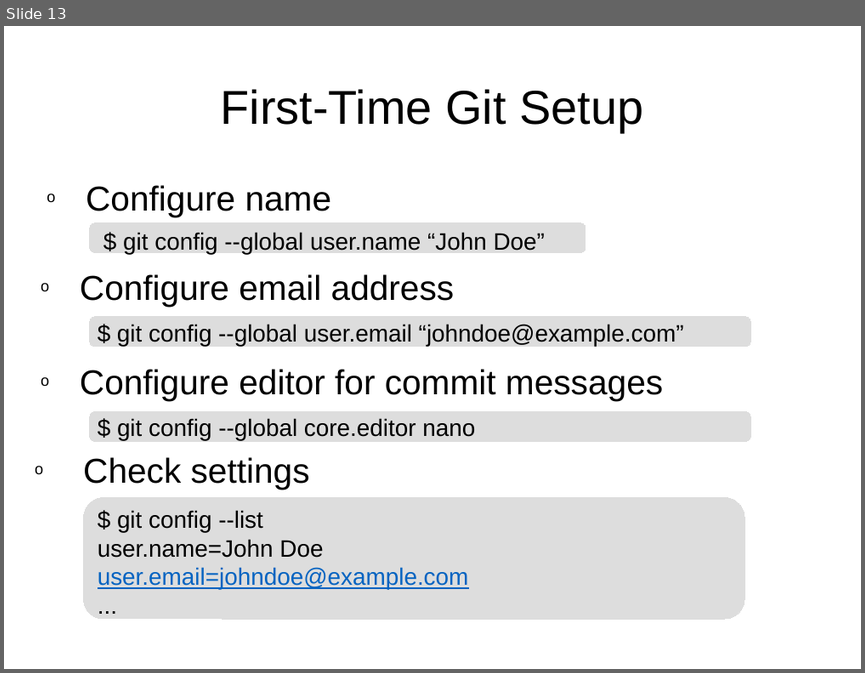
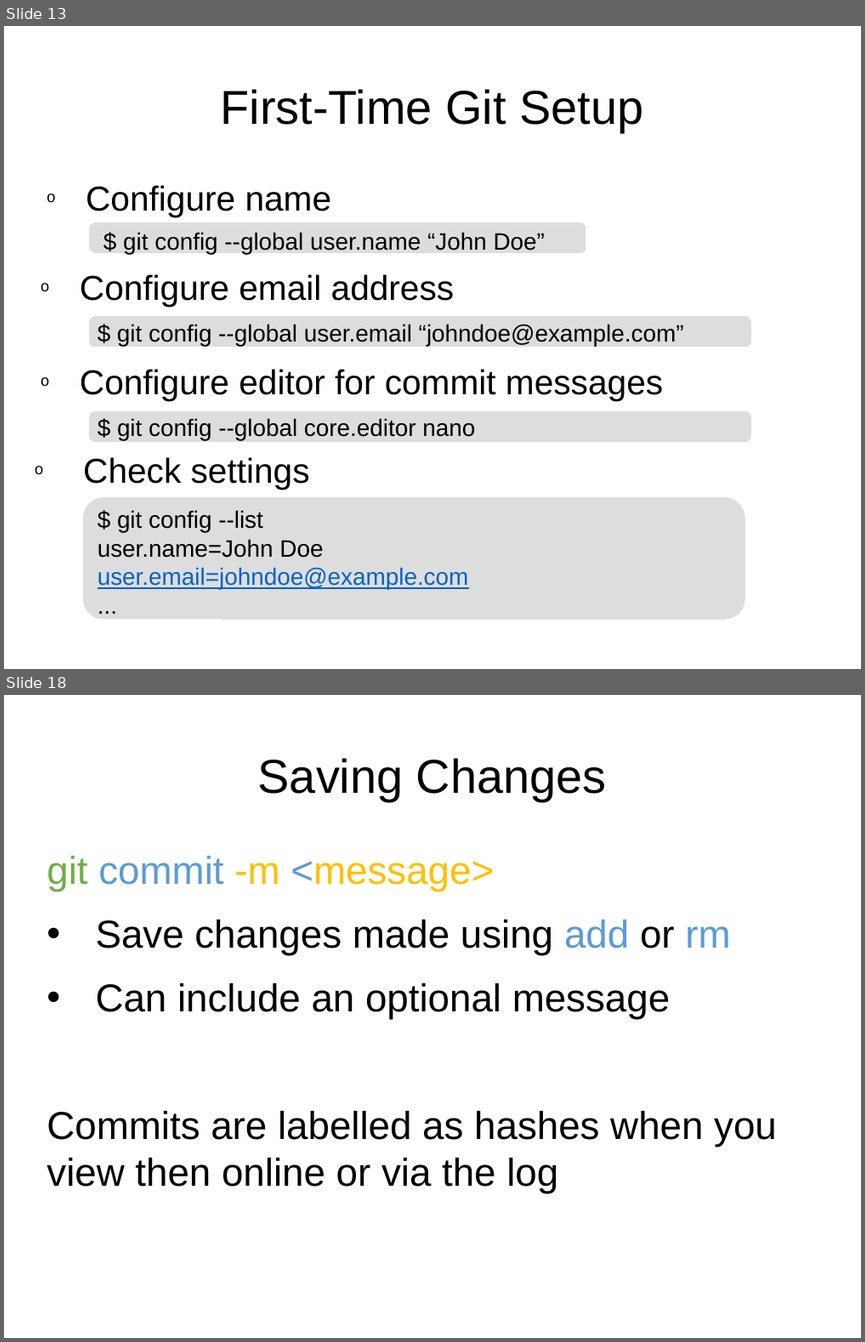
Before and after one commit to rachelplayer/isg-playground, a slide deck: git_workshop.pptx. Shown one above the other, each under a label of ours: slide 13 before the commit, slides 13 and 18 after it; the slides between them are not shown. The pictures are 865x673 and 865x1342 pixels, drawn with LibreOffice and Linux fonts; fonts in the diff are those of the drawing. Boxes give left, top, right and bottom in pixels: in the first picture for what was removed or moved away, otherwise in the second. Text is boxed around its words. In the diff, an @@ line names an element or a change of style, - is before the commit and + after.

```diff
--- a/git_workshop.pptx
+++ b/git_workshop.pptx
@@ slide 18 added at <box>4,695,861,1338</box>, background #FFFFFF @@
@@ title added at <box>258,758,607,801</box>, 44 pt, text #000000 @@
+Saving Changes
@@ text added at <box>46,856,777,1193</box>, 36 pt, text #000000 @@
+git commit -m <message>
+• Save changes made using add or rm
+• Can include an optional message
+Commits are labelled as hashes when you view then online or via the log
```
Also in this commit, not shown: 6 slides changed, 32 other slides added, 52 slides removed.
